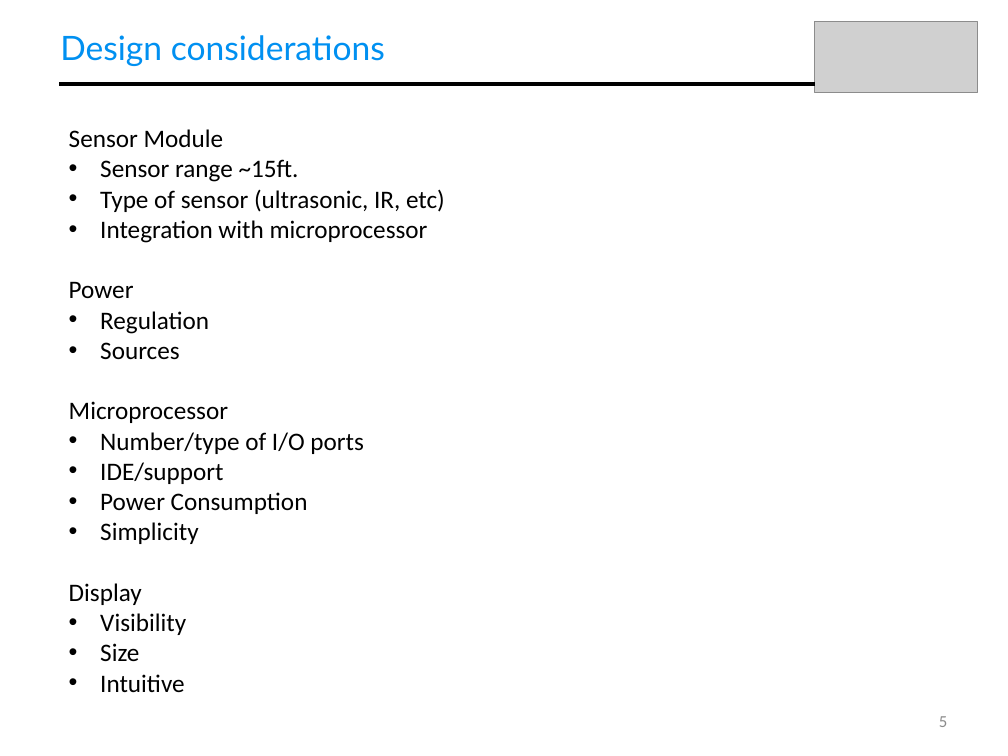
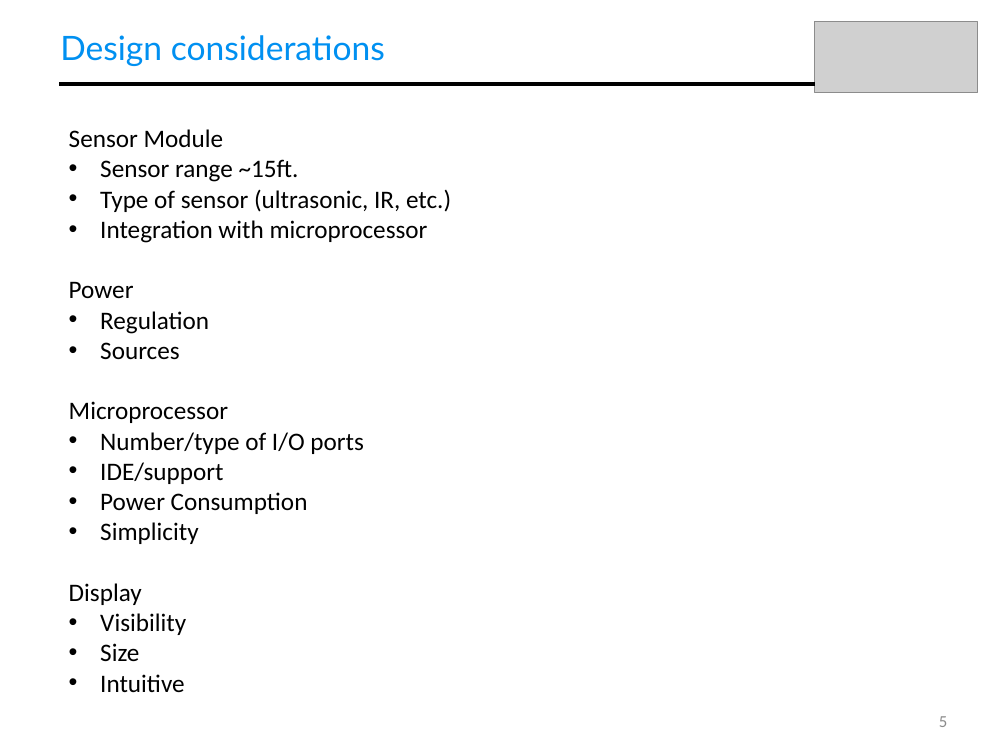
Before and after one commit to dfrister/Practicum2014, a slide deck: slide 5 of Presentation/T04_Presentation.pptx. Drawn at 1008x756 pixels with LibreOffice and Linux fonts; fonts in the diff are those of the drawing; grey boxes stand for pictures. Boxes give left, top, right and bottom in pixels: in the first picture for what was removed or moved away, otherwise in the second. Text is boxed around its words. In the diff, an @@ line names an element or a change of style, - is before the commit and + after.

```diff
--- a/Presentation/T04_Presentation.pptx
+++ b/Presentation/T04_Presentation.pptx
@@ text at <box>100,189,451,212</box>: text changed @@
-• Type of sensor (ultrasonic, IR, etc)
+• Type of sensor (ultrasonic, IR, etc.)
```
Also in this commit, not shown: 2 other slides changed.
